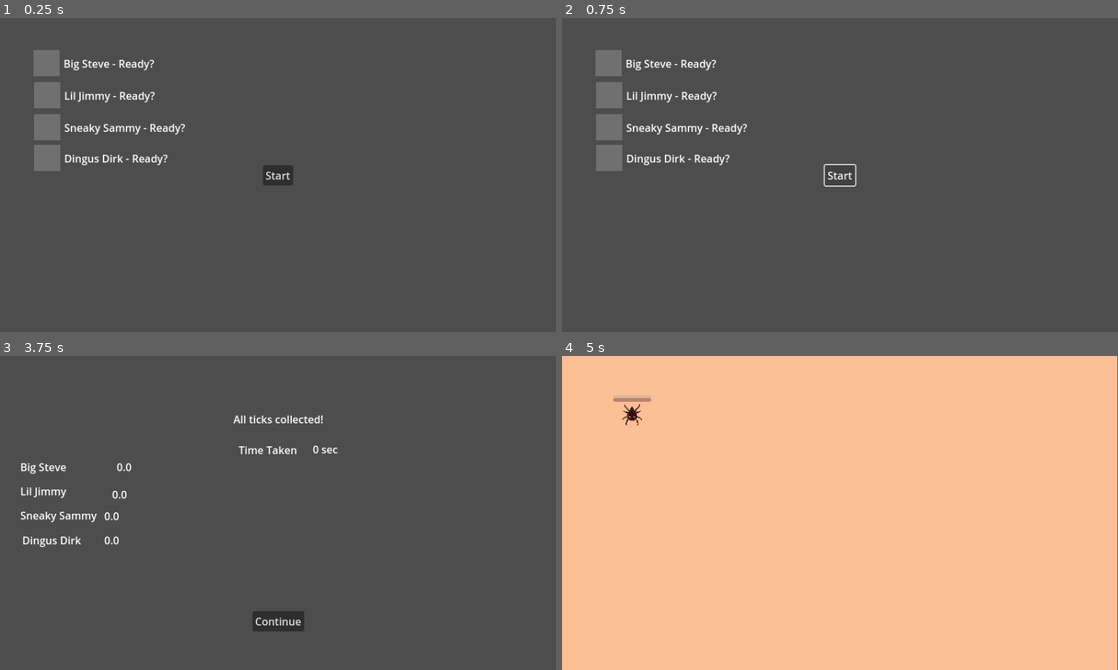
Above: before the commit, frames 1-4 (two rows, left to right).
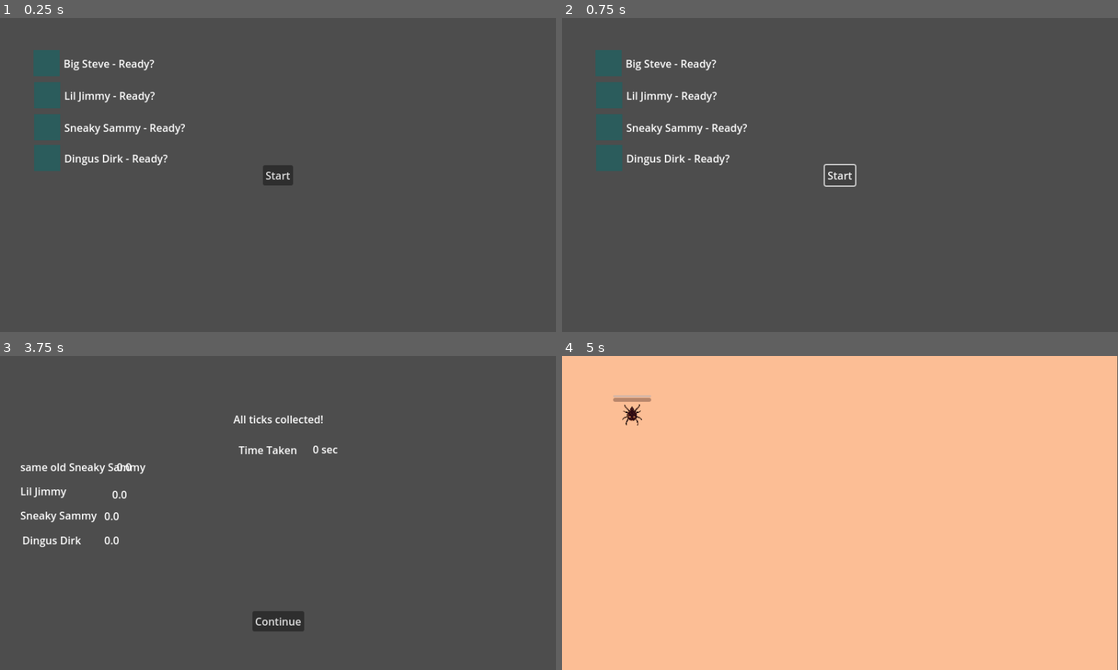
Above: after the commit, the same moments.

Repository: Topech/tick-souls
Game: Godot game, scene res://main_scene.tscn
The game is run twice, just before and just after one commit, with the same random seed, the same clock (stepped at 60 frames per second) and the same inputs.
Inputs:
- Up to frame 1 (0.25 s): no input
- Up to frame 2 (0.75 s): click "Start" at 0.5 s
- Up to frame 3 (3.75 s): click "Start" at 1.25 s; click "Start" at 2 s; tap Enter (ui_accept) at 2.75 s; hold Enter (ui_accept) 2.78-3.53 s; tap P at 3.6 s
- Up to frame 4 (5 s): tap Enter (ui_accept) at 3.77, 3.8, 4.07 s; click "Continue" at 4.25 s

The runs differ from the first frame. In frame 1, 1.6% of the frame differs, in the area x 6-11%, y 10-49%; in frame 2, 1.6%; in frame 3, 0.3%; in frame 4, nothing differs.

Commit message:
random names

Diff:
--- a/controller_detector.gd
+++ b/controller_detector.gd
@@ -2,14 +2,15 @@
 
 
 func _input(event: InputEvent) -> void:
-	if event is InputEventJoypadButton and not event.device in Global.devices_detected:
-		Global.devices_detected.append(event.device)
-		var player = PlayerInputDevices.next_player()
-		if player != Global.players.NO_PLAYER:
-			PlayerInputDevices.set_player_joy_device(player, event.device)
+	if event.is_action_pressed("ui_accept"):
+		if event is InputEventJoypadButton and not event.device in Global.joy_devices_detected:
+			Global.joy_devices_detected.append(event.device)
+			var player = PlayerInputDevices.next_player()
+			if player != Global.players.NO_PLAYER:
+				PlayerInputDevices.set_player_joy_device(player, event.device)
 
-	elif event is InputEventKey and not PlayerInputDevices.keyb_assigned_to_player:
-		PlayerInputDevices.keyb_assigned_to_player =  true
-		var player = PlayerInputDevices.next_player()
-		if player != Global.players.NO_PLAYER:
-			PlayerInputDevices.set_player_keyb_device(player)
+		elif event is InputEventKey and not PlayerInputDevices.keyb_assigned_to_player:
+			PlayerInputDevices.keyb_assigned_to_player =  true
+			var player = PlayerInputDevices.next_player()
+			if player != Global.players.NO_PLAYER:
+				PlayerInputDevices.set_player_keyb_device(player)
--- a/global/player_input_devices.gd
+++ b/global/player_input_devices.gd
@@ -8,6 +8,20 @@
 
 func get_players_device(player: Global.players) -> PlayerDevice:
 	return _player_device_lookup.get(player, PlayerDevice.create_invalid(player))
+
+
+func clear_player_device(player: Global.players) -> void:
+	var player_device = get_players_device(player)
+
+	if not player_device.is_invalid():
+		_player_device_lookup.erase(player)
+
+		if player_device.is_keyboard:
+			PlayerInputDevices.keyb_assigned_to_player = false
+		else:
+			Global.joy_devices_detected = Global.joy_devices_detected.filter(
+				func(x): return x != player_device.device_id
+			)
 
 
 func set_player_joy_device(player: Global.players, device_id: int) -> void:
--- a/global/player_names.gd
+++ b/global/player_names.gd
@@ -14,3 +14,8 @@
 	"Questing kaylee",
 	"Amblyomma Abby",
 ]
+
+
+func choose_random_name() -> String:
+	var random_index = randf_range(0, len(player_name_options) - 1)
+	return player_name_options[random_index]
--- a/project.godot
+++ b/project.godot
@@ -19,6 +19,7 @@
 
 Global="*res://global/global.gd"
 PlayerInputDevices="*res://global/player_input_devices.gd"
+PlayerNames="*res://global/player_names.gd"
 
 [display]
 
@@ -29,6 +30,21 @@
 
 [input]
 
+ui_accept={
+"deadzone": 0.5,
+"events": [Object(InputEventKey,"resource_local_to_scene":false,"resource_name":"","device":0,"window_id":0,"alt_pressed":false,"shift_pressed":false,"ctrl_pressed":false,"meta_pressed":false,"pressed":false,"keycode":4194309,"physical_keycode":0,"key_label":0,"unicode":0,"location":0,"echo":false,"script":null)
+, Object(InputEventKey,"resource_local_to_scene":false,"resource_name":"","device":0,"window_id":0,"alt_pressed":false,"shift_pressed":false,"ctrl_pressed":false,"meta_pressed":false,"pressed":false,"keycode":4194310,"physical_keycode":0,"key_label":0,"unicode":0,"location":0,"echo":false,"script":null)
+, Object(InputEventJoypadButton,"resource_local_to_scene":false,"resource_name":"","device":-1,"button_index":0,"pressure":0.0,"pressed":false,"script":null)
+, Object(InputEventKey,"resource_local_to_scene":false,"resource_name":"","device":0,"window_id":0,"alt_pressed":false,"shift_pressed":false,"ctrl_pressed":false,"meta_pressed":false,"pressed":false,"keycode":0,"physical_keycode":32,"key_label":0,"unicode":0,"location":0,"echo":false,"script":null)
+]
+}
+ui_cancel={
+"deadzone": 0.5,
+"events": [Object(InputEventKey,"resource_local_to_scene":false,"resource_name":"","device":0,"window_id":0,"alt_pressed":false,"shift_pressed":false,"ctrl_pressed":false,"meta_pressed":false,"pressed":false,"keycode":4194305,"physical_keycode":0,"key_label":0,"unicode":0,"location":0,"echo":false,"script":null)
+, Object(InputEventJoypadButton,"resource_local_to_scene":false,"resource_name":"","device":-1,"button_index":1,"pressure":0.0,"pressed":false,"script":null)
+, Object(InputEventKey,"resource_local_to_scene":false,"resource_name":"","device":0,"window_id":0,"alt_pressed":false,"shift_pressed":false,"ctrl_pressed":false,"meta_pressed":false,"pressed":false,"keycode":0,"physical_keycode":4194308,"key_label":0,"unicode":0,"location":0,"echo":false,"script":null)
+]
+}
 move_up={
 "deadzone": 0.2,
 "events": [Object(InputEventKey,"resource_local_to_scene":false,"resource_name":"","device":-1,"window_id":0,"alt_press …(192 unchanged characters)…
--- a/root_scenes/main_menu/main_menu.gd
+++ b/root_scenes/main_menu/main_menu.gd
@@ -9,7 +9,7 @@
 @onready var p4_label = $PlayerIndicator4/Label
 
 
-func _ready() -> void:
+func _process(_delta: float) -> void:
 	p1_label.text = Global.player_details_lookup[Global.players.PLAYER_1].name + " - Ready?"
 	p2_label.text = Global.player_details_lookup[Global.players.PLAYER_2].name + " - Ready?"
 	p3_label.text = Global.player_details_lookup[Global.players.PLAYER_3].name + " - Ready?"
--- a/root_scenes/main_menu/player_indicator.gd
+++ b/root_scenes/main_menu/player_indicator.gd
@@ -2,9 +2,36 @@
 
 
 @export var player_id := Global.players.NO_PLAYER
+
+var disabled_color := Color.hex(0x707070)
+
+
+func _ready():
+	color = disabled_color
 
 
 func _process(delta: float) -> void:
 	var player_device = PlayerInputDevices.get_players_device(player_id)
 	if not player_device.is_invalid():
 		color = Color.GREEN
+	else:
+		color = disabled_color
+
+
+func _input(event: InputEvent) -> void:
+	var player_device = PlayerInputDevices.get_players_device(player_id)
+	if (
+		not player_device.is_invalid()
+		and player_device.check_owns_input(event)
+		and event.is_action_pressed("ui_accept")
+	):
+		var new_name = PlayerNames.choose_random_name()
+		if new_name in Global.player_details_lookup.values().map(func(x): return x.name):
+			new_name = "same old " + new_name
+		Global.player_details_lookup[player_id].name = new_name
+	elif (
+		not player_device.is_invalid()
+		and player_device.check_owns_input(event)
+		and event.is_action_pressed("ui_cancel")
+	):
+		PlayerInputDevices.clear_player_device(player_id)
